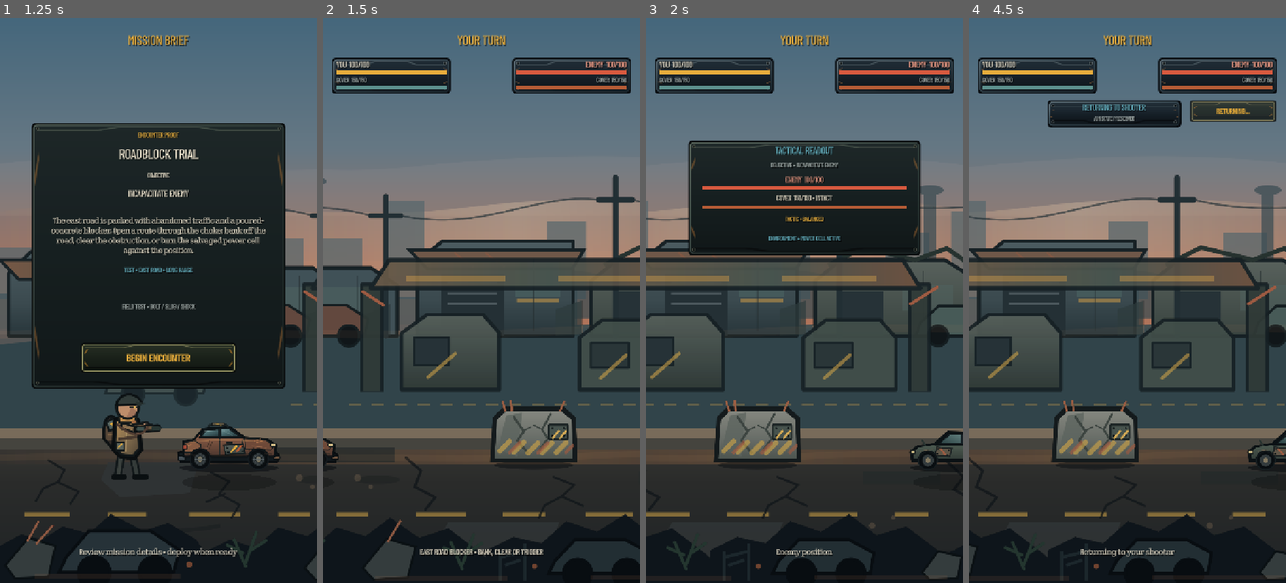
Above: before the commit, frames 1-4 (left to right).
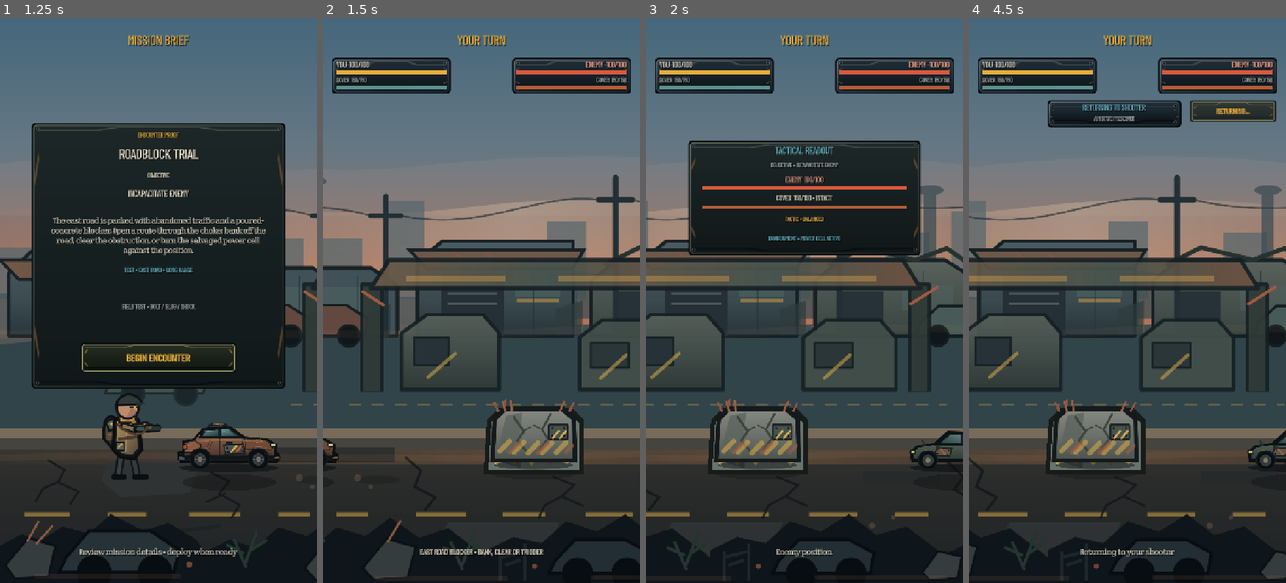
Above: after the commit, the same moments.

Repository: phantompixel-developer/FortKnocks
Game: Godot game, scene res://game/battle/battle.tscn
Two runs of this game, one before a commit and one after it. Both use one fixed random seed, a clock stepped at 60 frames per second and the inputs below. This scene is started directly instead of the project's main scene.
Inputs (mouse positions are in pixels of both pictures, inside the frame that each line leads up to):
- Up to frame 1 (1.25 s): click "1 ROADBLOCK TRIAL EAST ROAD •…" at 0.5 s
- Up to frame 2 (1.5 s): click "BEGIN ENCOUNTER" at 1.25 s
- Up to frame 3 (2 s): no input
- Up to frame 4 (4.5 s): move the mouse to (1197, 272) at 2.02 s; click (1197, 272) at 2.17 s; drag from (1064, 328) to (1111, 413) at 2.77 s; click "INSPECT ENEMY" at 3.5 s; click "RETURN TO SHOOTER" at 4.25 s

Frame 1 is identical in both runs. In frame 2, 0.7% of the frame differs, in the area x 50-83%, y 67-80%; in frame 3, 0.8%, in the area x 19-52%, y 67-80%; in frame 4, 0.8%.

Commit message:
feat: seat roadblock into battlefield

Diff:
--- a/game/battle/central_roadblock.gd
+++ b/game/battle/central_roadblock.gd
@@ -7,11 +7,18 @@
 var _production_texture: Texture2D
 
 func _draw() -> void:
+	_draw_contact_shadow()
 	if _production_texture == null:
 		_production_texture = ProductionArtScript.texture_from_svg(ROADBLOCK_TEXTURE_PATH)
 	if _production_texture != null:
 		draw_texture_rect(_production_texture, Rect2(-120.0, -100.0, 240.0, 176.0), false)
 		return
+
+func _draw_contact_shadow() -> void:
+	# Extends the authored object's internal shadow so it seats into every road treatment.
+	draw_set_transform(Vector2(0.0, 70.0), 0.0, Vector2(1.45, 0.24))
+	draw_circle(Vector2.ZERO, 72.0, Color(0.025, 0.035, 0.040, 0.24))
+	draw_set_transform(Vector2.ZERO, 0.0, Vector2.ONE)
 
 	var outline := Color("171c1b")
 	var concrete := Color("69736d")
